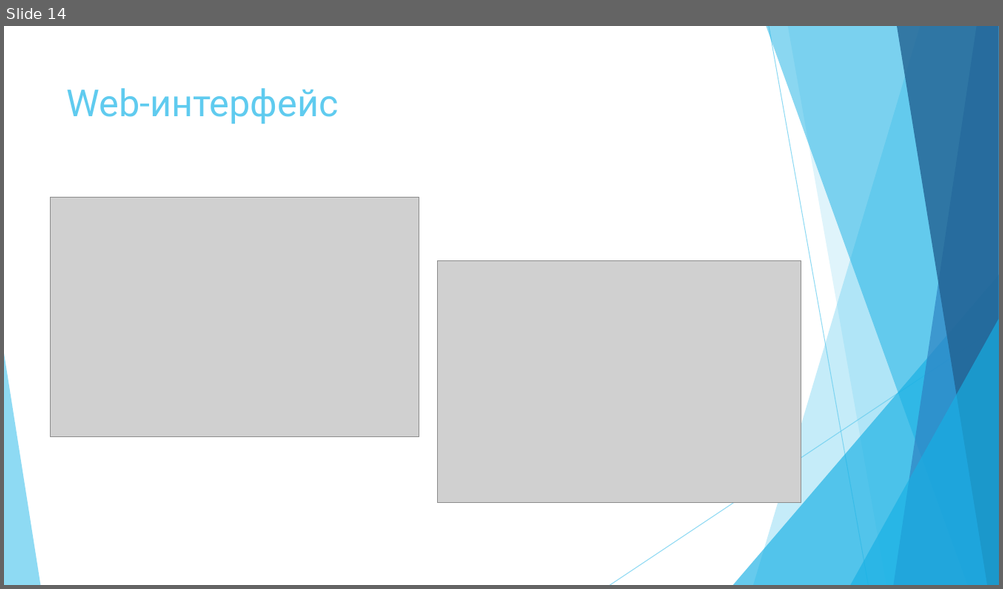
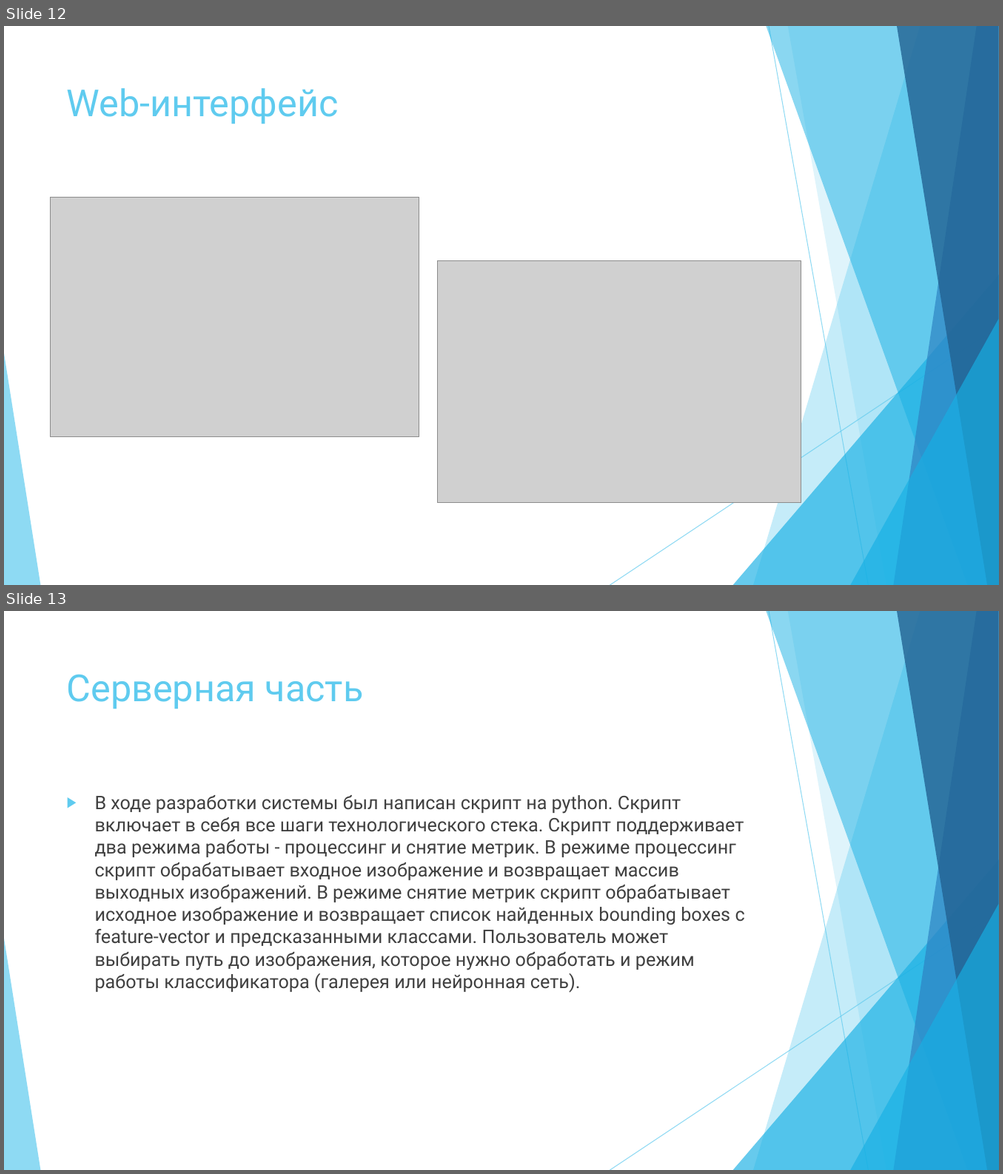
Before and after one commit to greyhuman/FaceReco, a slide deck: docs/external/Итоговая презентация.pptx. Shown one above the other, each under a label of ours: slide 14 before the commit, slides 12 and 13 after it. The pictures are 1003x589 and 1003x1174 pixels, drawn with LibreOffice and Linux fonts; fonts in the diff are those of the drawing; grey boxes stand for pictures. Boxes give left, top, right and bottom in pixels: in the first picture for what was removed or moved away, otherwise in the second. Text is boxed around its words. In the diff, an @@ line names an element or a change of style, - is before the commit and + after.

```diff
--- a/docs/external/Итоговая презентация.pptx
+++ b/docs/external/Итоговая презентация.pptx
@@ slide 13 added at (4, 611, 999, 1170), background #FFFFFF; not listed: 10 template elements that a slide beside it also shows @@
@@ title added at (67, 674, 364, 709), 36 pt, text #5FCBEF @@
+Серверная часть
@@ text added at (95, 795, 745, 993), 18 pt, text #404040 @@
+▶ В ходе разработки системы был написан скрипт на python. Скрипт включает в себя все шаги технологического стека. Скрипт поддерживает два режима работы - процессинг и снятие метрик. В режиме процессинг скрипт обрабатывает входное изображение и возвращает массив выходных изображений. В режиме снятие метрик скрипт обрабатывает исходное изображение и возвращает список найденных bounding boxes с feature-vector и предсказанными классами. Пользователь может выбирать путь до изображения, которое нужно обработать и режим работы классификатора (галерея или нейронная сеть).
@@ what was slide 14 is now slide 12 @@
```
Also in this commit, not shown: 5 slides changed, 2 other slides added.
